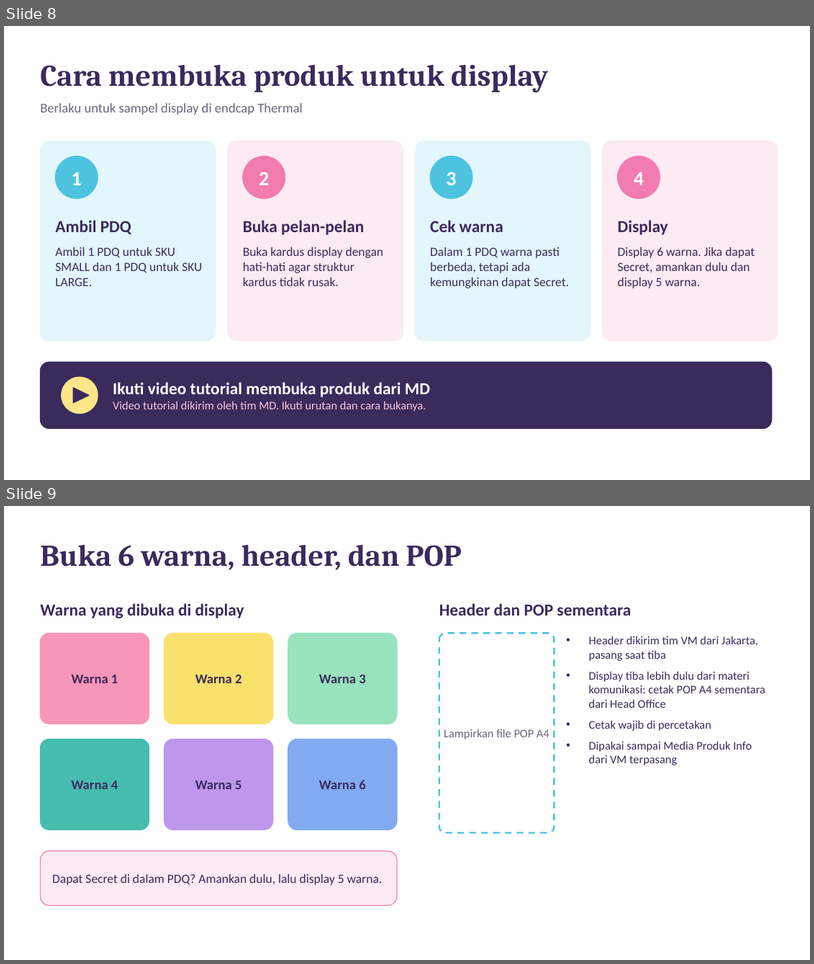
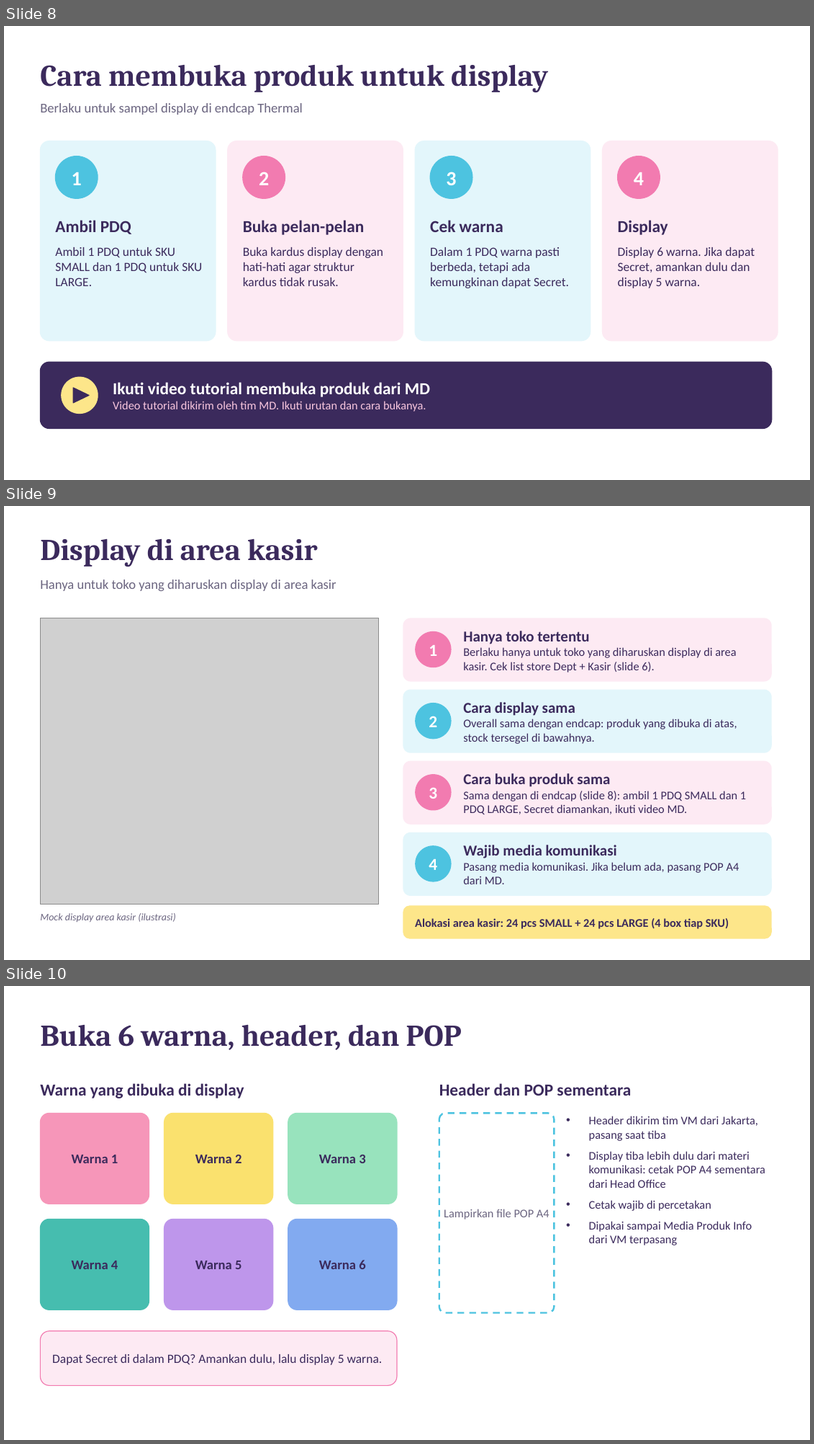
Before and after one commit to eriehermawan-hci/Testing-Erie, a slide deck: Instruksi_Display_Blind_Box_Thermal.pptx. Shown one above the other, each under a label of ours: slides 8 and 9 before the commit, slides 8, 9 and 10 after it. The pictures are 814x964 and 814x1444 pixels, drawn with LibreOffice and Linux fonts; fonts in the diff are those of the drawing; grey boxes stand for pictures. Boxes give left, top, right and bottom in pixels: in the first picture for what was removed or moved away, otherwise in the second. Text is boxed around its words. In the diff, an @@ line names an element or a change of style, - is before the commit and + after.

```diff
--- a/Instruksi_Display_Blind_Box_Thermal.pptx
+++ b/Instruksi_Display_Blind_Box_Thermal.pptx
@@ slide 9 added at (4,506,810,960), background #FFFFFF @@
@@ text added at (40,539,317,567), 36 pt, text #3B2A5C, bold @@
+Display di area kasir
@@ text added at (40,579,337,591), 16 pt, text #6B6580 @@
+Hanya untuk toko yang diharuskan display di area kasir
@@ picture added at (40,618,379,904) @@
@@ rounded rectangle added at (404,618,772,682), fill #FDEAF3 @@
@@ ellipse added at (415,631,452,667), fill #F27BB0, 20 pt, text #FFFFFF, bold @@
+1
@@ text added at (463,631,736,672), 14 pt, text #3B2A5C @@
+Hanya toko tertentu
+Berlaku hanya untuk toko yang diharuskan display di area kasir. Cek list store Dept + Kasir (slide 6).
@@ rounded rectangle added at (404,690,772,753), fill #E3F6FB @@
@@ ellipse added at (415,703,452,739), fill #4DC3E0, 20 pt, text #FFFFFF, bold @@
+2
@@ text added at (463,702,737,744), 14 pt, text #3B2A5C @@
+Cara display sama
+Overall sama dengan endcap: produk yang dibuka di atas, stock tersegel di bawahnya.
@@ rounded rectangle added at (404,761,772,824), fill #FDEAF3 @@
@@ ellipse added at (415,774,452,811), fill #F27BB0, 20 pt, text #FFFFFF, bold @@
+3
@@ text added at (463,773,746,814), 14 pt, text #3B2A5C @@
+Cara buka produk sama
+Sama dengan di endcap (slide 8): ambil 1 PDQ SMALL dan 1 PDQ LARGE, Secret diamankan, ikuti video MD.
@@ rounded rectangle added at (404,832,772,896), fill #E3F6FB @@
@@ ellipse added at (415,845,452,882), fill #4DC3E0, 20 pt, text #FFFFFF, bold @@
+4
@@ text added at (463,844,740,884), 14 pt, text #3B2A5C @@
+Wajib media komunikasi
+Pasang media komunikasi. Jika belum ada, pasang POP A4 dari MD.
@@ text added at (40,913,176,921), 12 pt, text #6B6580, italic @@
+Mock display area kasir (ilustrasi)
@@ rounded rectangle added at (404,906,772,939), fill #FDE68A @@
@@ text added at (415,918,729,929), 14 pt, text #3B2A5C, bold @@
+Alokasi area kasir: 24 pcs SMALL + 24 pcs LARGE (4 box tiap SKU)
@@ what was slide 9 is now slide 10 @@
```
Also in this commit, not shown: 6 slides changed.
